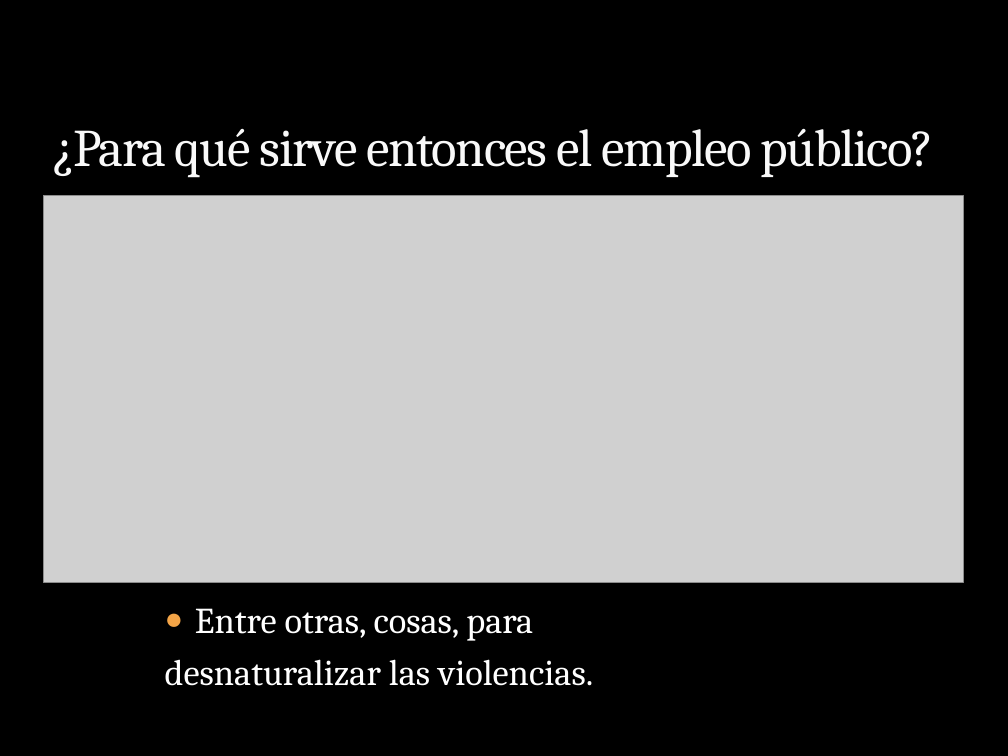
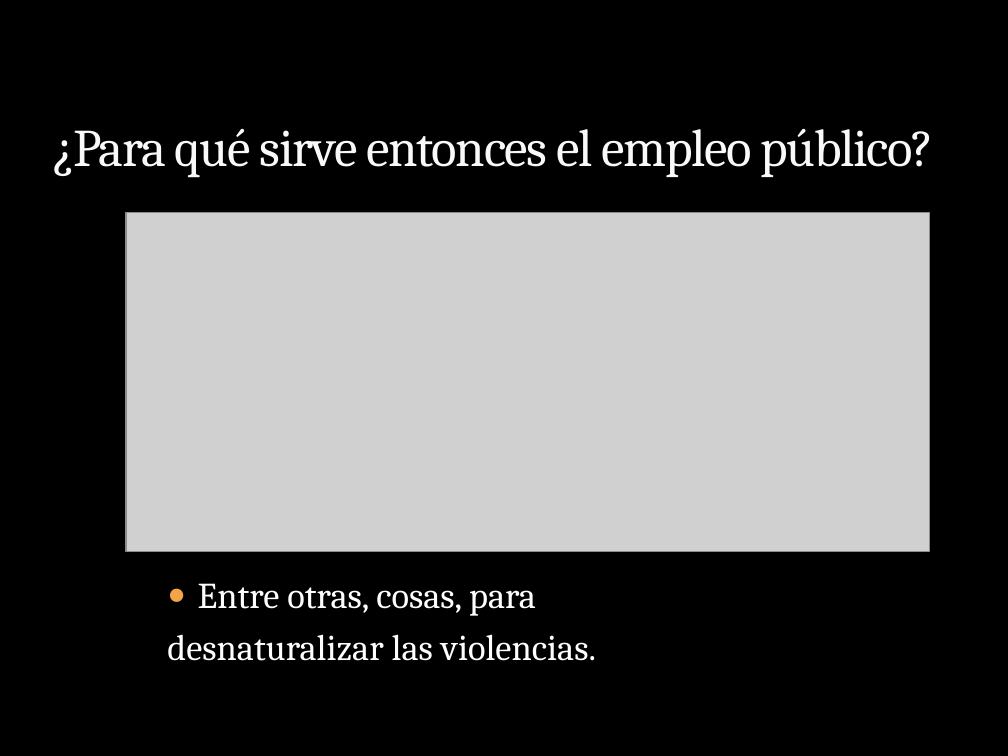
Before and after one commit to MTEySS/concursos, a slide deck: slide 40 of contenidos/otros/capacitacion_ate/capacitacion_ate-empleo_publico.pptx. Drawn at 1008x756 pixels with LibreOffice and Linux fonts; fonts in the diff are those of the drawing; grey boxes stand for pictures; background and template pictures are left out. Boxes give left, top, right and bottom in pixels: in the first picture for what was removed or moved away, otherwise in the second. Text is boxed around its words. In the diff, an @@ line names an element or a change of style, - is before the commit and + after.

```diff
--- a/contenidos/otros/capacitacion_ate/capacitacion_ate-empleo_publico.pptx
+++ b/contenidos/otros/capacitacion_ate/capacitacion_ate-empleo_publico.pptx
@@ picture: place and size @@
-picture at [43, 196, 963, 584]
+picture at [126, 213, 929, 551]
@@ text "Entre otras, cosas, para": place and size @@
-text "Entre otras, cosas, para" at [165, 608, 593, 686]
+text "Entre otras, cosas, para" at [167, 583, 596, 661]
```
Also in this commit, not shown: 18 other files.
